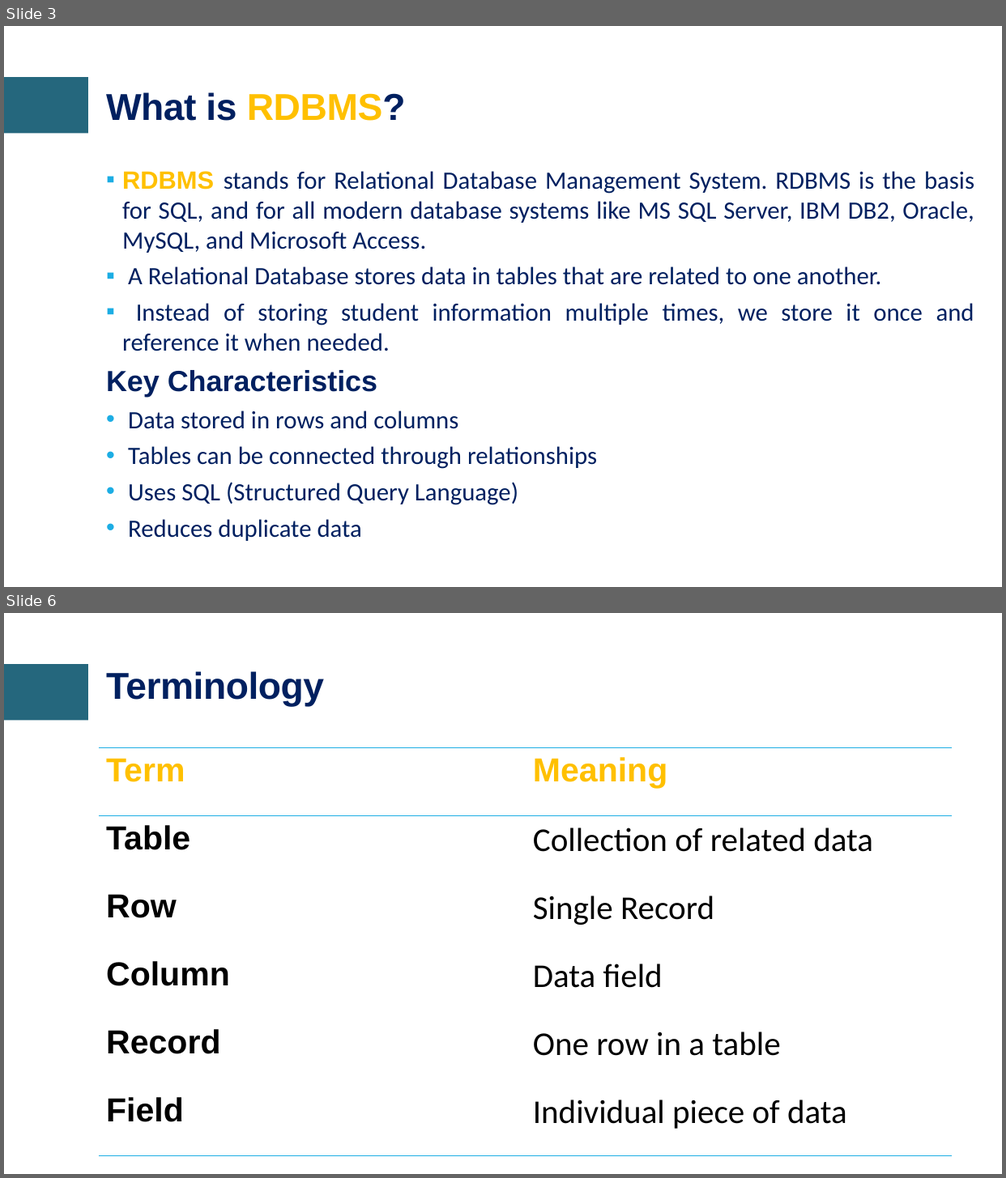
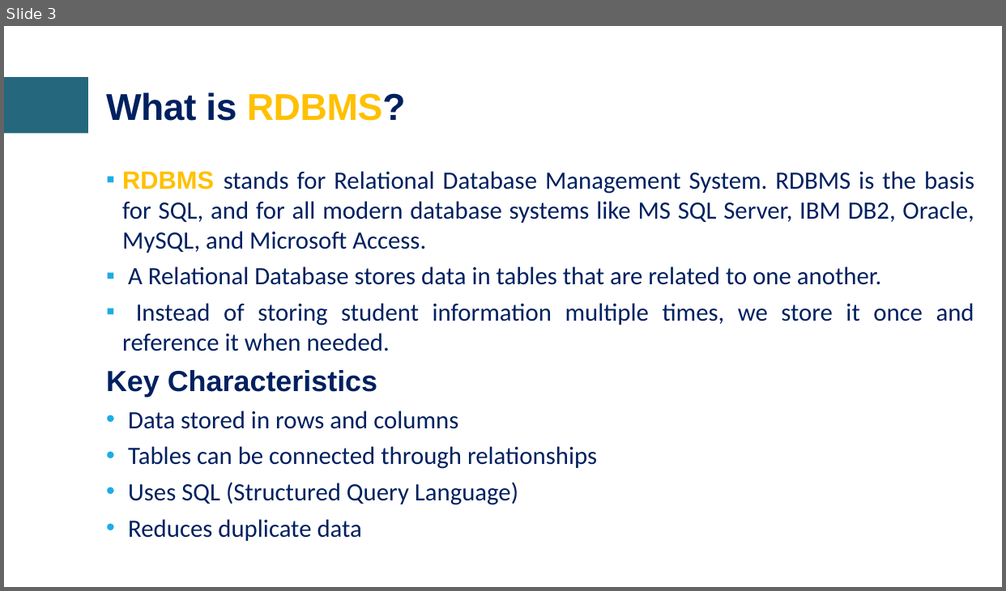
Before and after one commit to craftmulesoft/DataEngineering, a slide deck: Module 3 - Cloud Warehousing & Data Transformation/Cloud Data Platforms & Date Warehousing.pptx. Shown one above the other, each under a label of ours: slides 3 and 6 before the commit, slide 3 after it; the slides between them are not shown. The pictures are 1006x1178 and 1006x591 pixels, drawn with LibreOffice and Linux fonts; fonts in the diff are those of the drawing; background and template pictures are left out. Boxes give left, top, right and bottom in pixels: in the first picture for what was removed or moved away, otherwise in the second. Text is boxed around its words. In the diff, an @@ line names an element or a change of style, - is before the commit and + after.

Commit message:
Craft Data Engineering Accelerator Program

```diff
--- a/Module 3 - Cloud Warehousing & Data Transformation/Cloud Data Platforms & Date Warehousing.pptx
+++ b/Module 3 - Cloud Warehousing & Data Transformation/Cloud Data Platforms & Date Warehousing.pptx
@@ slide 6 removed at <box>4,613,1002,1174</box>, background #FFFFFF; not listed: 1 template element that a slide beside it also shows @@
@@ title removed at <box>106,671,324,707</box> @@
-Terminology
@@ table removed at <box>99,748,953,1157</box>, 6 rows, 2 columns @@
-Term | Meaning
-Table | Collection of related data
-Row | Single Record
-Column | Data field
-Record | One row in a table
-Field | Individual piece of data
```
Also in this commit, not shown: 3 slides added, 24 other slides removed.
